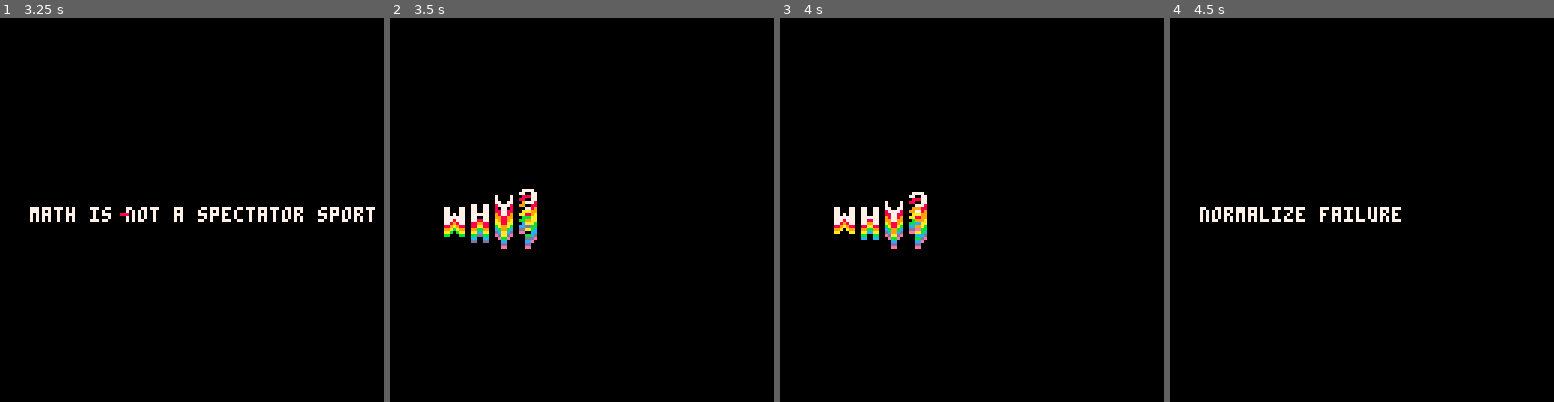
Above: before the commit, frames 1-4 (left to right).
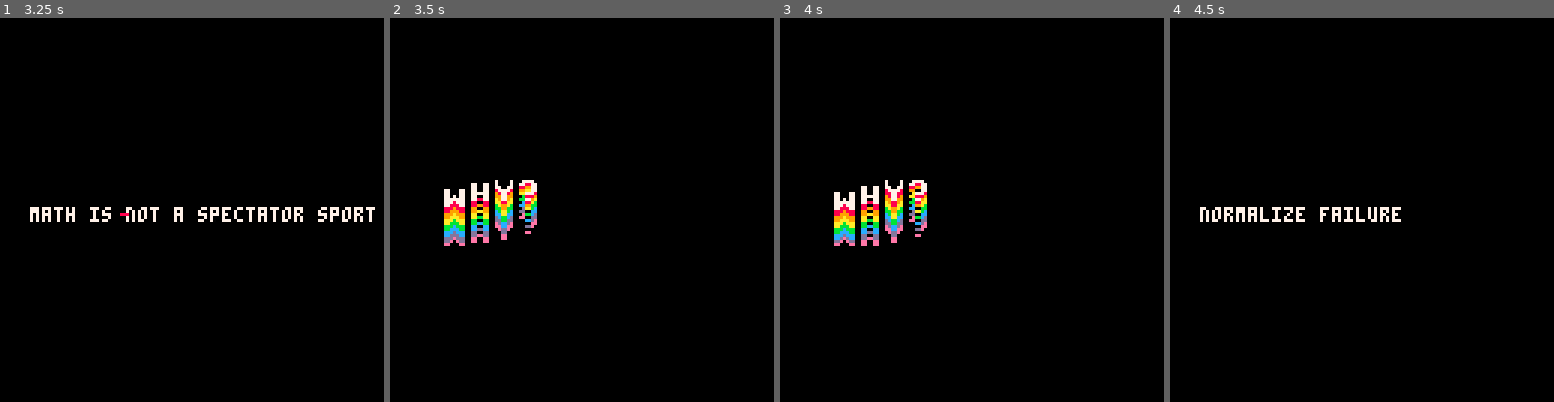
Above: after the commit, the same moments.

Repository: m4thpro/presentations
Game: PICO-8 cartridge m4thpro.p8
Same seed, same stepped clock (60 frames per second), same inputs: the game is played once before the commit and once after it.
Inputs:
- Up to frame 1 (3.25 s): tap O (Z key) at 0.33, 0.7, 1.43, 2.22, 3.1 s; tap X (X key) at 1.07, 2.07, 2.4, 2.73, 3.07 s
- Up to frame 2 (3.5 s): tap X (X key) at 3.4 s
- Up to frame 3 (4 s): tap X (X key) at 3.73 s; tap O (Z key) at 3.98 s
- Up to frame 4 (4.5 s): tap X (X key) at 4.07, 4.4 s

Frame 1 is identical in both runs. In frame 2, 2.7% of the frame differs, in the area x 14-39%, y 42-61%; in frame 3, 2.7%; in frame 4, nothing differs.

Commit message:
working on this

Diff:
--- a/m4thpro.p8
+++ b/m4thpro.p8
@@ -121,22 +121,33 @@
   col = 7+j
   t1 = t + i*4 - j*2
   x = 10--cos(t0)*5
-  y = 58 + j + cos(t1/50)*5
+  y = 58 + j + sin(t1/50)*5
   pal(7,col)
   spr(i, 8+i*8 + x, y)
+  t%=50
   end
  end
 end
 
 function draw_5()
    cls()
-   print("struggle",10,63,7)
+   print("s",10,min(t-5,63),7)
+   print("t",14,min(t-15,63),7)
+   print("r",18,min(t-25,63),7)
+   print("u",22,min(t-35,63),7)
+   print("g",26,min(t-45,63),7)
+   print("g",30,min(t-55,63),7)
+   print("l",34,min(t-65,63),7)
+   print("e",38,min(t-75,63),7)
+   t=min(t+1,140)
 end
 
 
 function draw_6()
    cls()
-   print("normalize failure",10,63,7)
+   print("normal",10,63,7)
+   print("ize failure",max(t-60,34),63,7)
+   t=min(t+1,200)
 end
 
 
